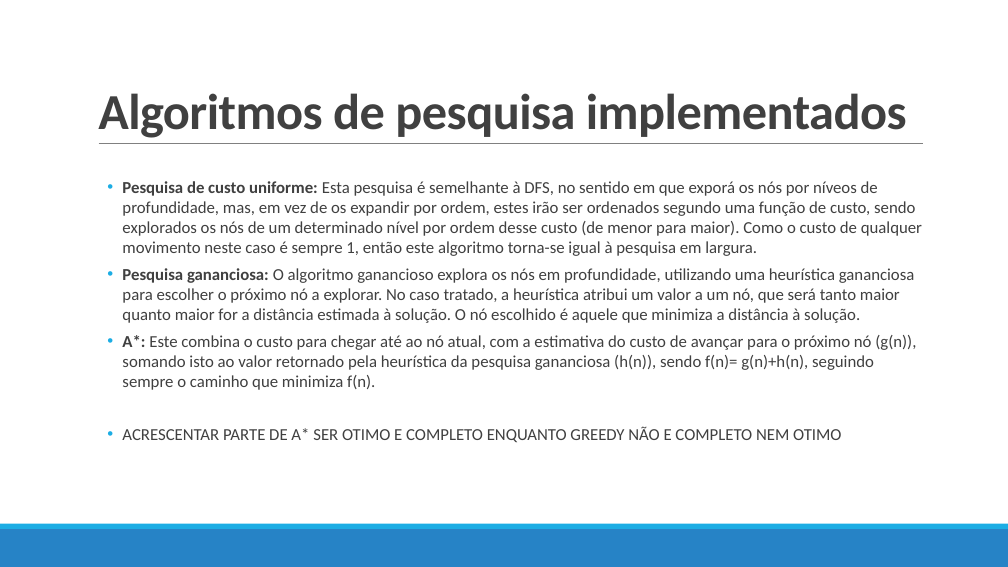
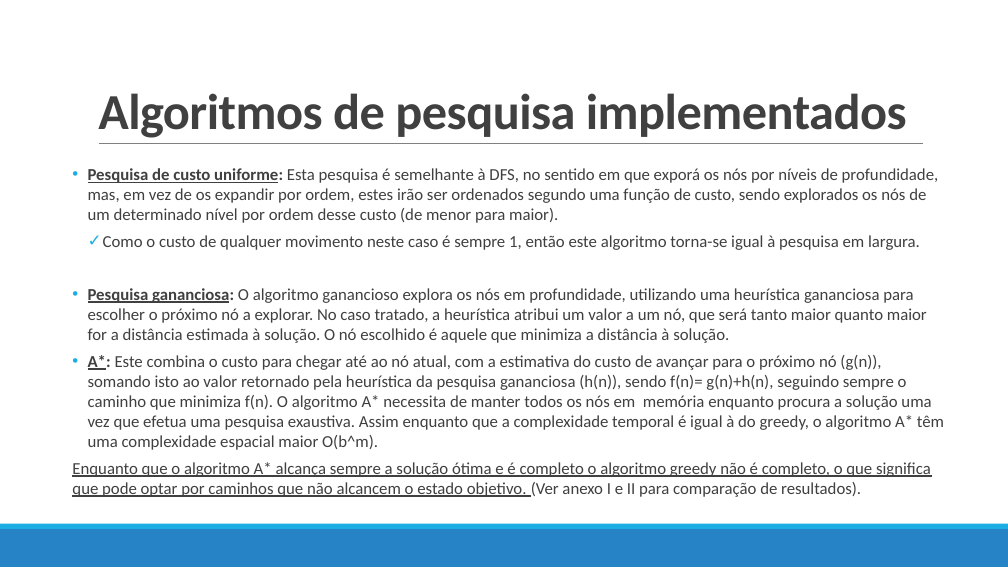
Before and after one commit to pedrovponte/IART-g39, a slide deck: slide 9 of docs/finalpresentation.pptx. Drawn at 1008x567 pixels with LibreOffice and Linux fonts; fonts in the diff are those of the drawing. Boxes give left, top, right and bottom in pixels: in the first picture for what was removed or moved away, otherwise in the second. Text is boxed around its words. In the diff, an @@ line names an element or a change of style, - is before the commit and + after.

```diff
--- a/docs/finalpresentation.pptx
+++ b/docs/finalpresentation.pptx
@@ text "Pesquisa de custo uniforme: Esta ...": place and size @@
-text "Pesquisa de custo uniforme: Esta ..." at box(122, 181, 922, 443)
+text "Pesquisa de custo uniforme: Esta ..." at box(72, 168, 944, 497)
@@ text at box(88, 168, 939, 250): text changed @@
-  • Pesquisa de custo uniforme: Esta pesquisa é semelhante à DFS, no sentido em que exporá os nós por níveos de profundidade, mas, em vez de os expandir por ordem, estes irão ser ordenados segundo uma função de custo, sendo explorados os nós de um determinado nível por ordem desse custo (de menor para maior). Como o custo de qualquer movimento neste caso é sempre 1, então este algoritmo torna-se igual à pesquisa em largura.
+  • Pesquisa de custo uniforme: Esta pesquisa é semelhante à DFS, no sentido em que exporá os nós por níveis de profundidade, mas, em vez de os expandir por ordem, estes irão ser ordenados segundo uma função de custo, sendo explorados os nós de um determinado nível por ordem desse custo (de menor para maior).
+    ✓ Como o custo de qualquer movimento neste caso é sempre 1, então este algoritmo torna-se igual à pesquisa em largura.
@@ text at box(88, 288, 927, 343): underline on in "Pesquisa gananciosa:" @@
@@ text at box(72, 355, 944, 497): text changed @@
-  • A*: Este combina o custo para chegar até ao nó atual, com a estimativa do custo de avançar para o próximo nó (g(n)), somando isto ao valor retornado pela heurística da pesquisa gananciosa (h(n)), sendo f(n)= g(n)+h(n), seguindo sempre o caminho que minimiza f(n).
-  • ACRESCENTAR PARTE DE A* SER OTIMO E COMPLETO ENQUANTO GREEDY NÃO E COMPLETO NEM OTIMO
+  • A*: Este combina o custo para chegar até ao nó atual, com a estimativa do custo de avançar para o próximo nó (g(n)), somando isto ao valor retornado pela heurística da pesquisa gananciosa (h(n)), sendo f(n)= g(n)+h(n), seguindo sempre o caminho que minimiza f(n). O algoritmo A* necessita de manter todos os nós em memória enquanto procura a solução uma vez que efetua uma pesquisa exaustiva. Assim enquanto que a complexidade temporal é igual à do greedy, o algoritmo A* têm uma complexidade espacial maior O(b^m).
+  Enquanto que o algoritmo A* alcança sempre a solução ótima e é completo o algoritmo greedy não é completo, o que significa que pode optar por caminhos que não alcancem o estado objetivo. (Ver anexo I e II para comparação de resultados).
```
Also in this commit, not shown: 4 other slides changed, 1 other file.
